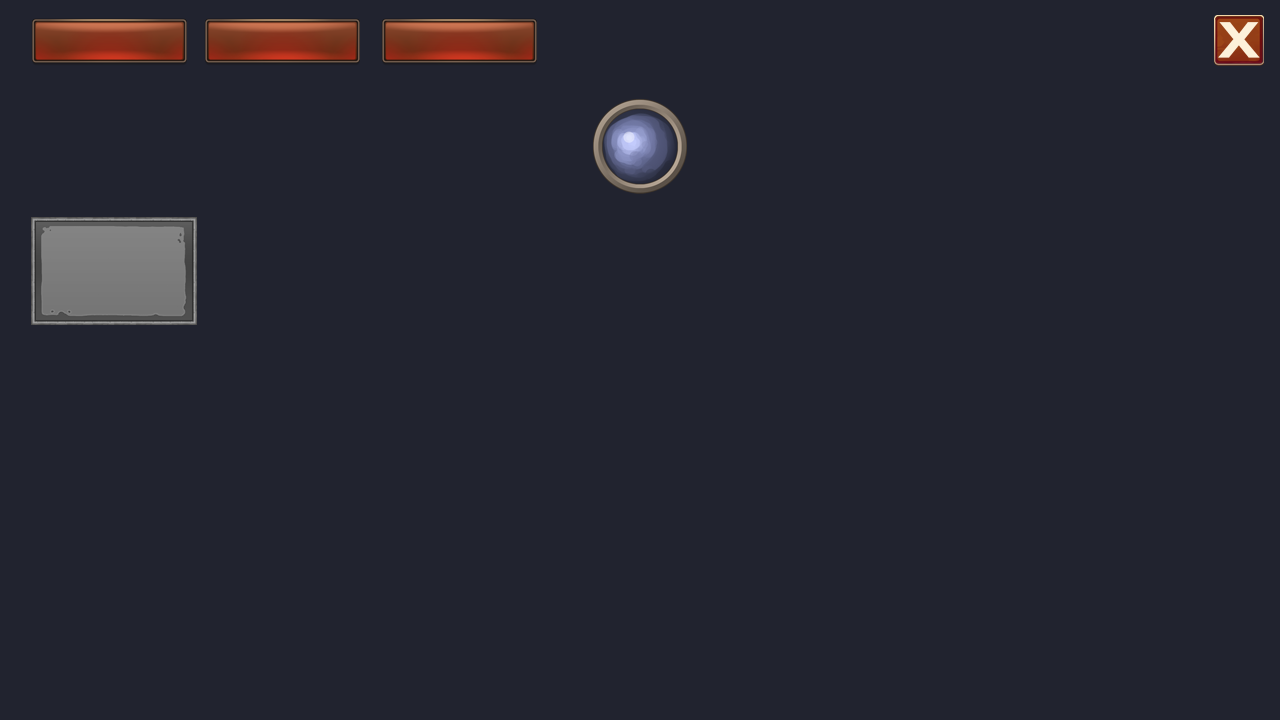
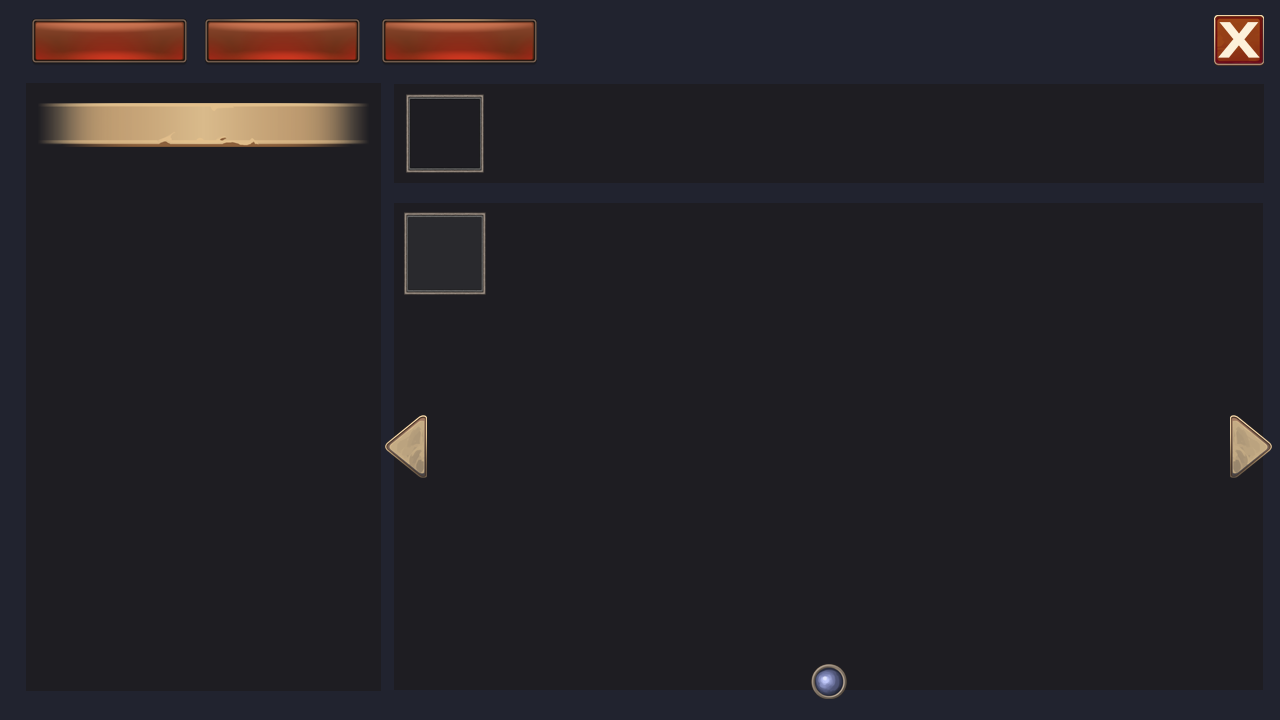
Layers edited between the first and the second w=1280, h=720 image:
showed group "tab2 type=tab node_group=tabs --group" (16 layers) over (26, 83, 1272, 699)
hid group "tab3 type=tab node_group=tabs --group" (11 layers) over (31, 99, 687, 325)
